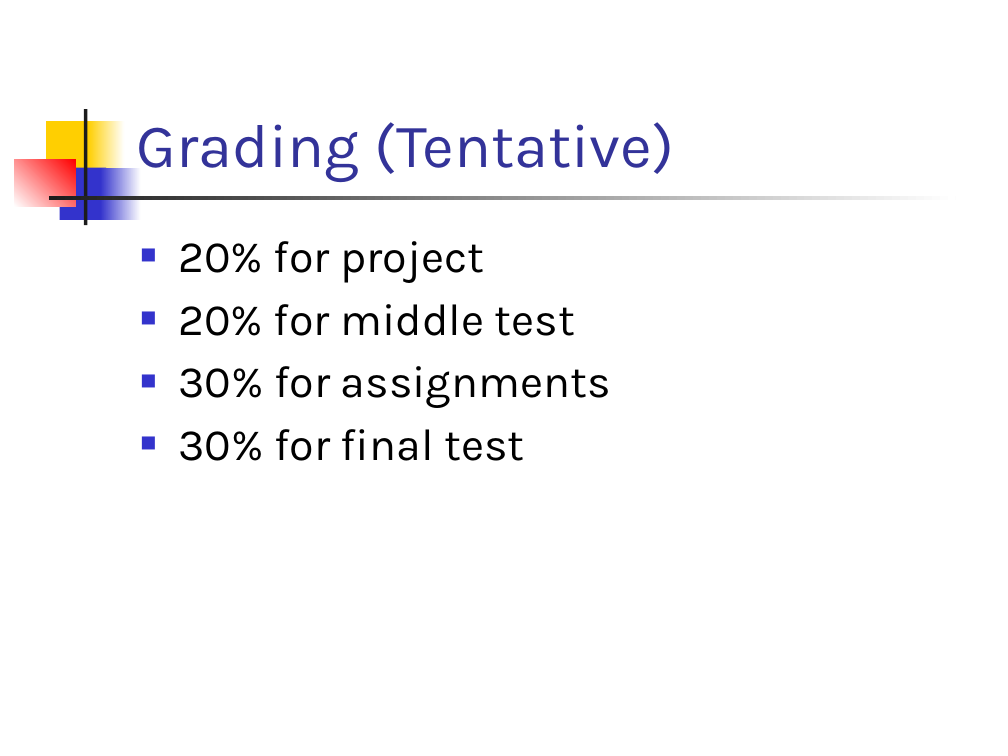
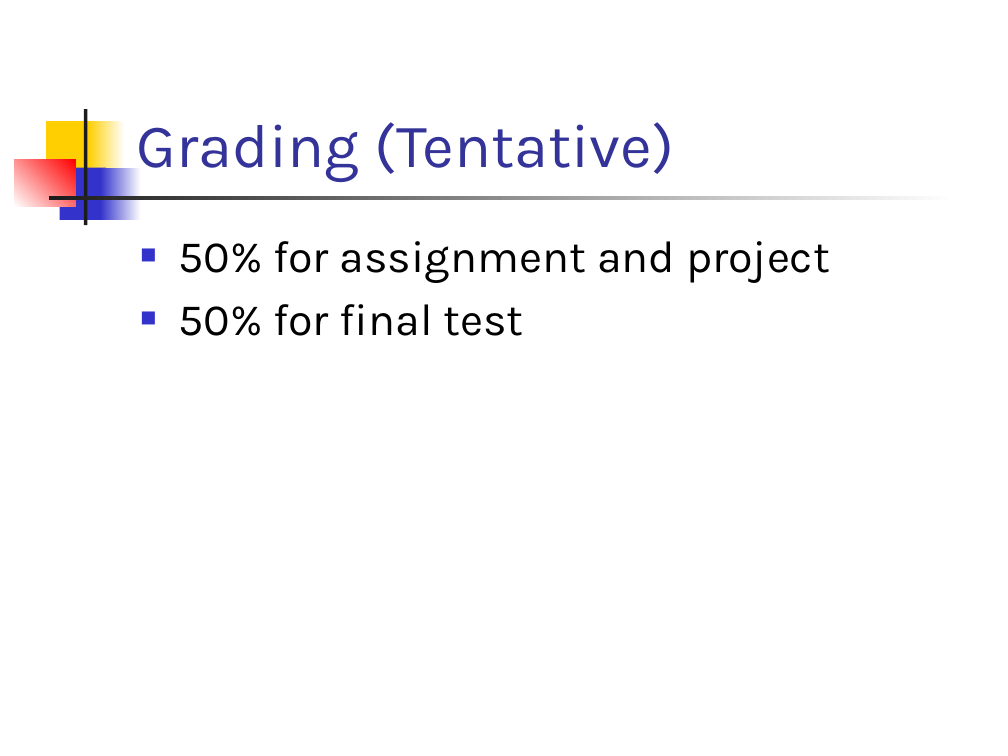
Before and after one commit to csslab-ustc/csslab-ustc.github.io, a slide deck: slide 15 of courses/popl/slides/lec01-overview.pptx. Drawn at 1008x756 pixels with LibreOffice and Linux fonts; fonts in the diff are those of the drawing. Boxes give left, top, right and bottom in pixels: in the first picture for what was removed or moved away, otherwise in the second. Text is boxed around its words. In the diff, an @@ line names an element or a change of style, - is before the commit and + after.

```diff
--- a/courses/popl/slides/lec01-overview.pptx
+++ b/courses/popl/slides/lec01-overview.pptx
@@ text at box(178, 241, 830, 336): text changed @@
-■ 20% for project
-■ 20% for middle test
-■ 30% for assignments
-■ 30% for final test
+■ 50% for assignment and project
+■ 50% for final test
```
Also in this commit, not shown: 1 other slide changed.
